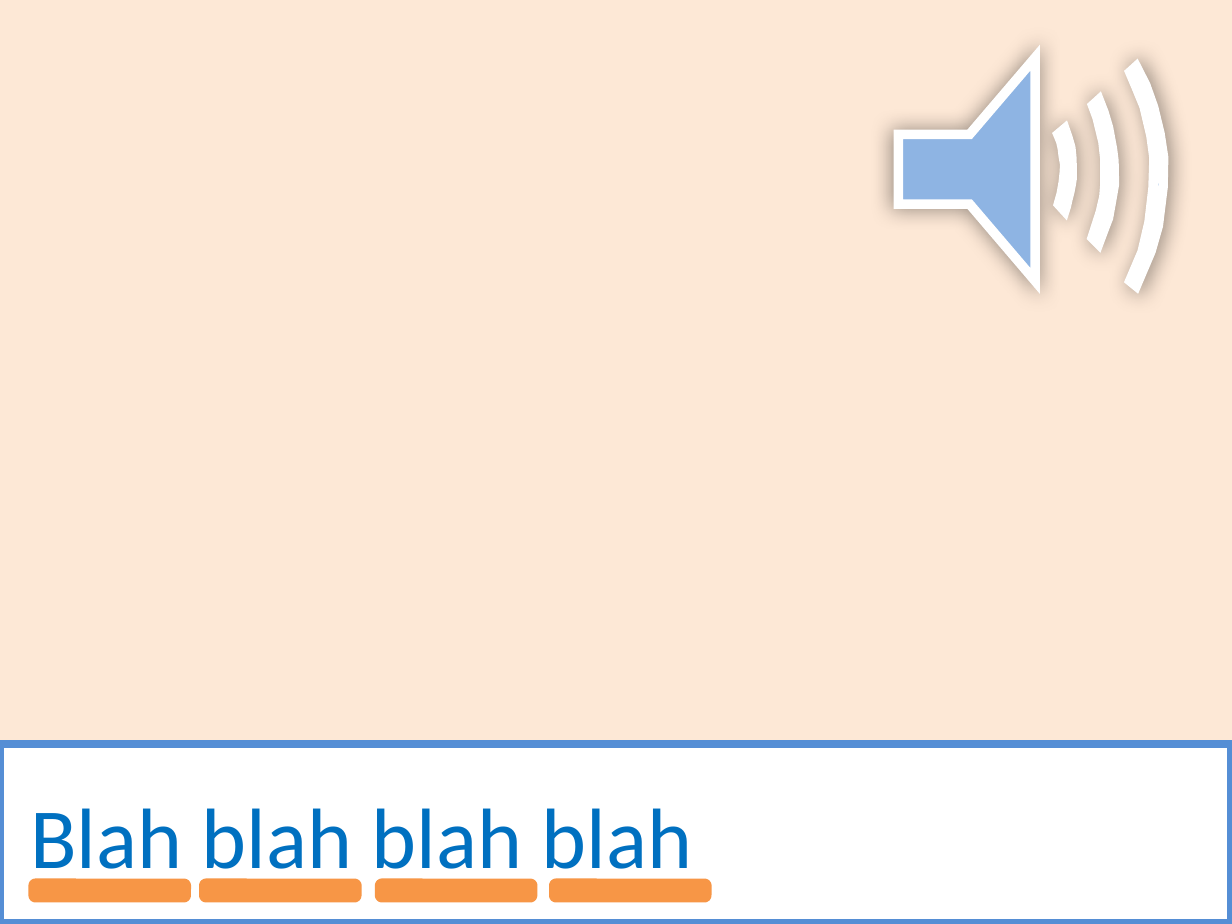
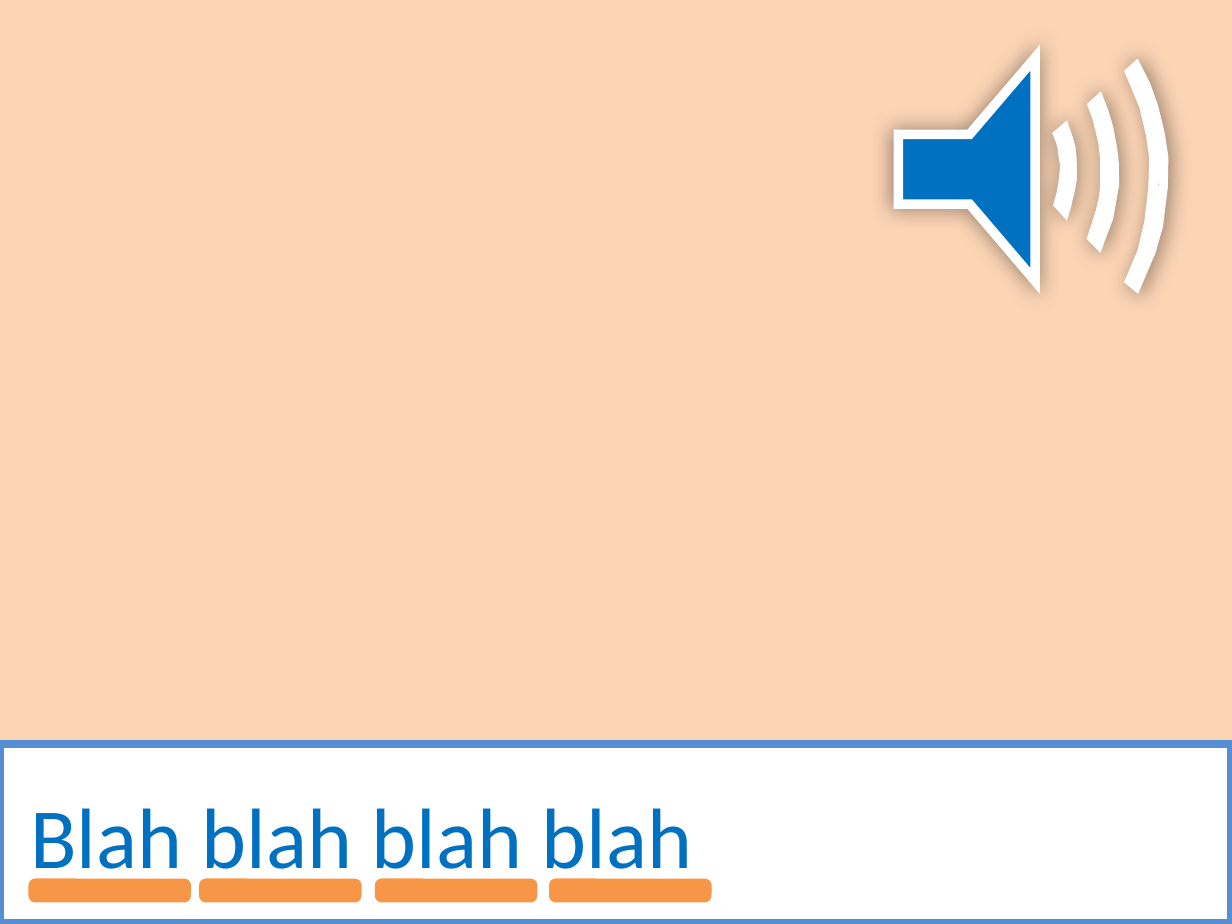
Before and after one commit to PowerPointLabs/PowerPointLabs, a slide deck: slide 1 of doc/Notes to audio gif.pptx. Drawn at 1232x924 pixels with LibreOffice and Linux fonts; fonts in the diff are those of the drawing; background and template pictures are left out. Boxes give left, top, right and bottom in pixels: in the first picture for what was removed or moved away, otherwise in the second. Text is boxed around its words. In the diff, an @@ line names an element or a change of style, - is before the commit and + after.

```diff
--- a/doc/Notes to audio gif.pptx
+++ b/doc/Notes to audio gif.pptx
@@ rectangle removed at (x1=0, y1=0, x2=1232, y2=924) @@
@@ freeform shape at (x1=899, y1=59, x2=1164, y2=286): fill #8EB4E3 to #0070C0 @@
```
Also in this commit, not shown: 2 other files.
